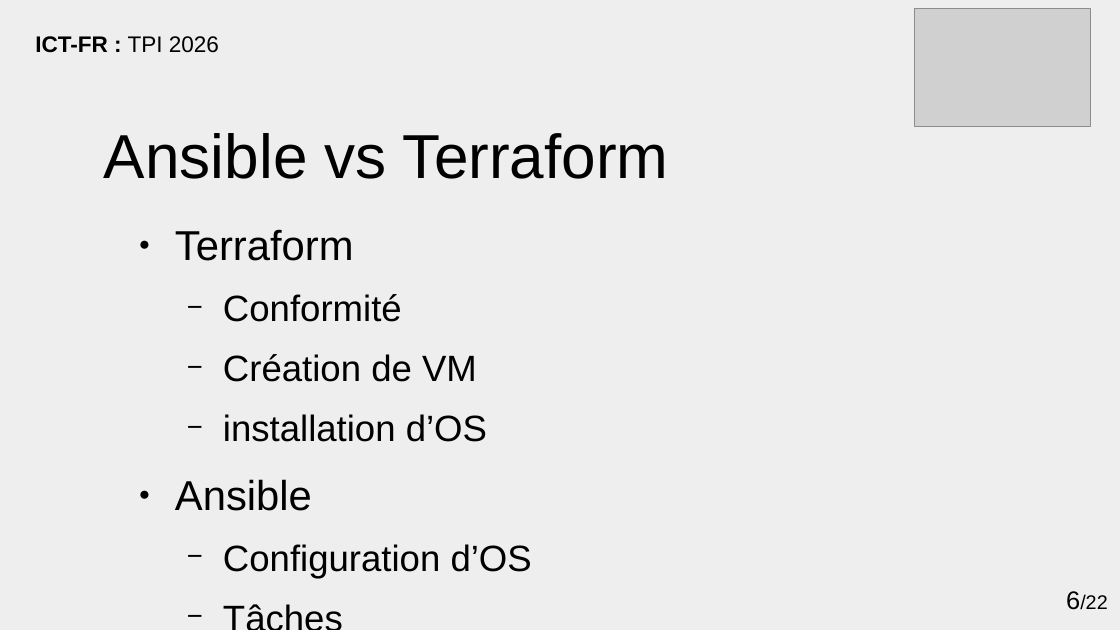
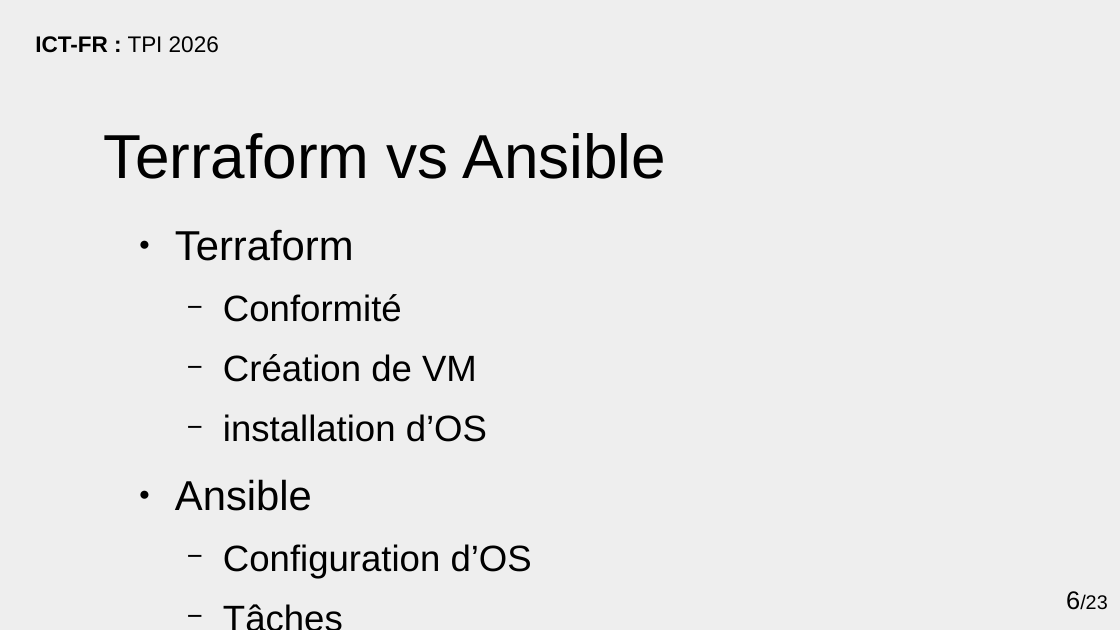
Before and after one commit to Lucielle-Voeffray/TPI-2026, a slide deck: slide 6 of defense/presentation.odp. Drawn at 1120x630 pixels with LibreOffice and Linux fonts; fonts in the diff are those of the drawing; grey boxes stand for pictures; background and template pictures are left out. Boxes give left, top, right and bottom in pixels: in the first picture for what was removed or moved away, otherwise in the second. Text is boxed around its words. In the diff, an @@ line names an element or a change of style, - is before the commit and + after.

```diff
--- a/defense/presentation.odp
+++ b/defense/presentation.odp
@@ picture removed at [915, 9, 1091, 127] @@
@@ title at [104, 133, 667, 179]: text changed @@
-Ansible vs Terraform
+Terraform vs Ansible
@@ page number at [1066, 591, 1107, 610]: text changed @@
-6/22
+6/23
```
Also in this commit, not shown: 12 other slides changed, 10 slides added, 9 slides removed, 1 other file.
